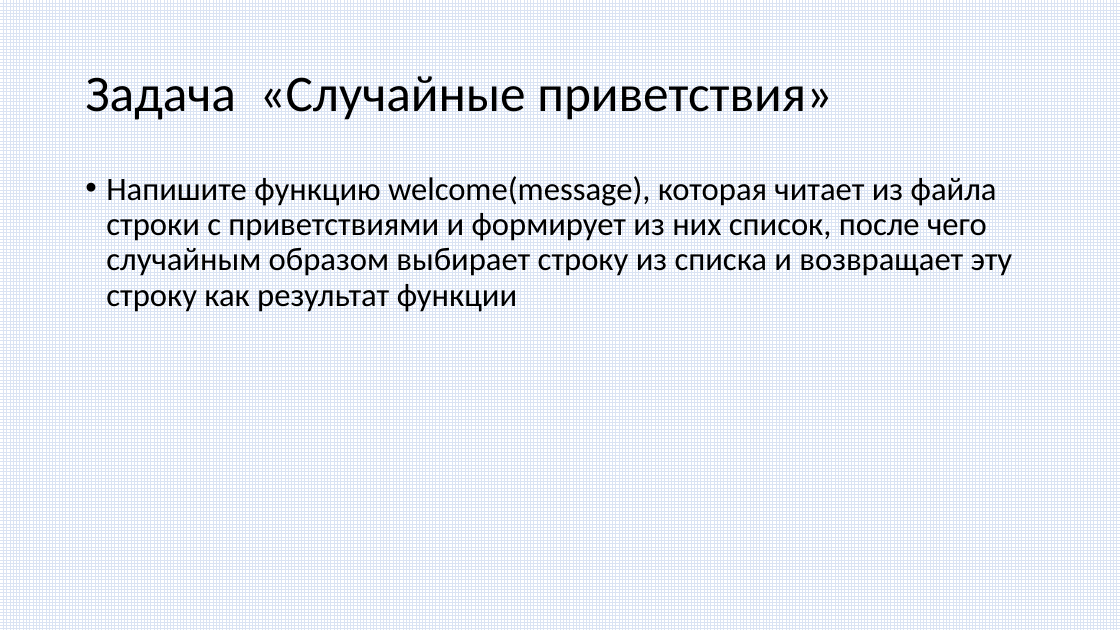
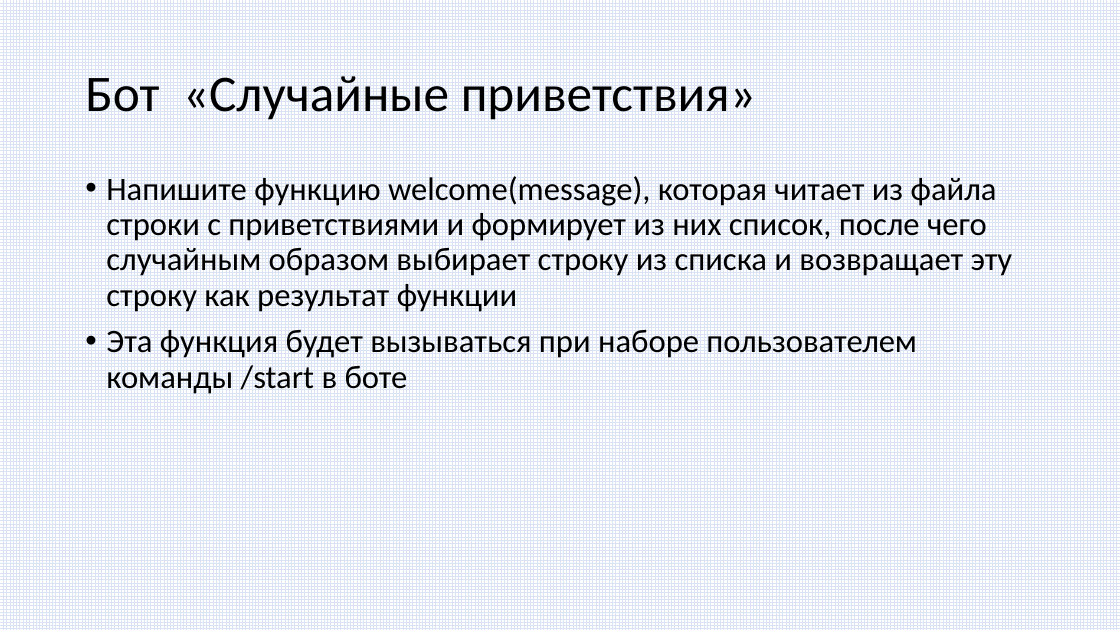
Before and after one commit to paveltsytovich/telegram-course, a slide deck: slide 102 of Presentation/Разработка ботов для телеграмм на Python.pptx. Drawn at 1120x630 pixels with LibreOffice and Linux fonts; fonts in the diff are those of the drawing. Boxes give left, top, right and bottom in pixels: in the first picture for what was removed or moved away, otherwise in the second. Text is boxed around its words. In the diff, an @@ line names an element or a change of style, - is before the commit and + after.

```diff
--- a/Presentation/Разработка ботов для телеграмм на Python.pptx
+++ b/Presentation/Разработка ботов для телеграмм на Python.pptx
@@ title at (85, 76, 756, 120): text changed @@
-Задача «Случайные приветствия»
+Бот «Случайные приветствия»
@@ text at (106, 329, 917, 394): paragraph added @@
+• Эта функция будет вызываться при наборе пользователем команды /start в боте
```
Also in this commit, not shown: 4 other slides changed, 7 slides added.
